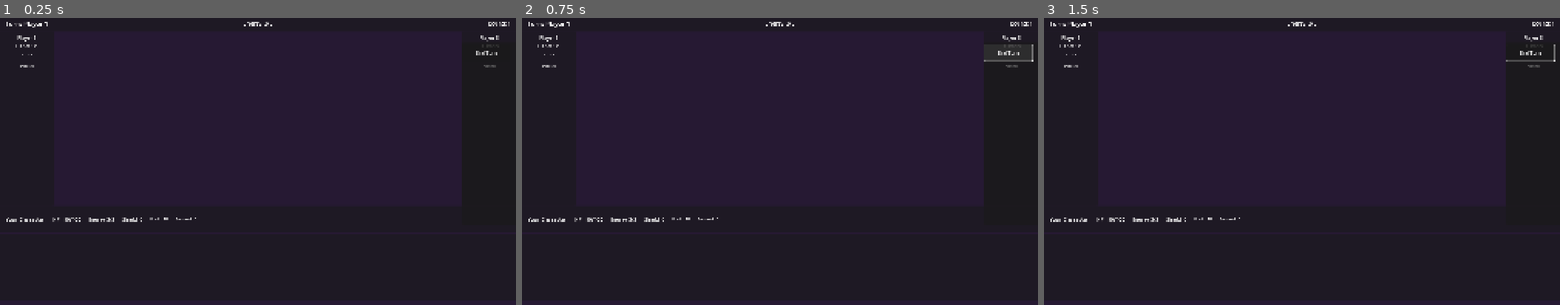
Above: before the commit, frames 1-3 (left to right).
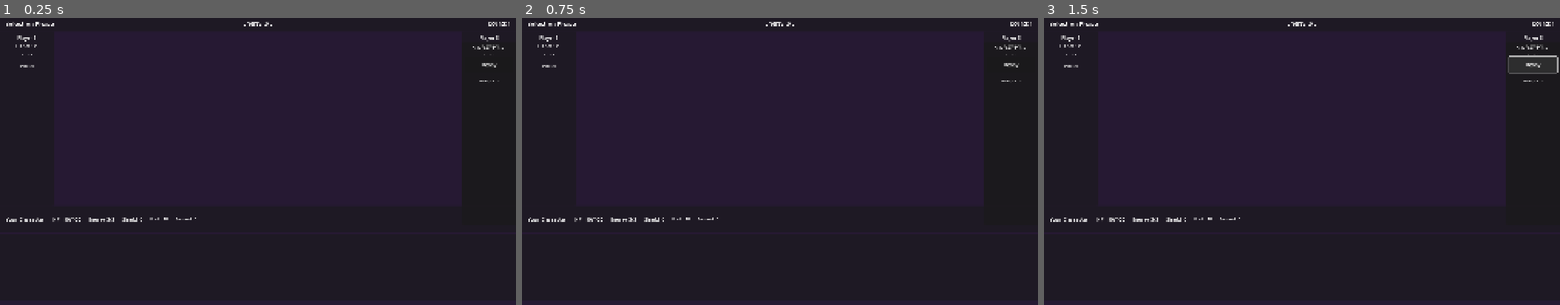
Above: after the commit, the same moments.

Repository: foldedtowels/multi-player-rogue-like
Game: Godot game, scene res://scenes/combat.tscn
Same seed, same stepped clock (60 frames per second), same inputs: the game is played once before the commit and once after it. This scene is started directly instead of the project's main scene.
Inputs (mouse positions are in pixels of both pictures, inside the frame that each line leads up to):
- Up to frame 1 (0.25 s): no input
- Up to frame 2 (0.75 s): click (1007, 52) at 0.5 s, where only the run before the commit has a clickable "End Turn"
- Up to frame 3 (1.5 s): click (1534, 63) at 1.25 s, where only the run after the commit has a clickable "Ready"

The runs differ from the first frame. In frame 1, 0.2% of the frame differs, in the area x 1-98%, y 1-23%; in frame 2, 0.3%; in frame 3, 0.4%, in the area x 1-100%, y 1-23%.

Commit message:
Implement simultaneous card selection system for multiplayer
Major Changes:
- Added TurnPhase enum (PLAYER_SELECTION, PLAYER_ACTION, ENEMY_TURN)
- Replaced sequential turns with simultaneous selection + flexible action order
- Added Ready button for selection phase (all players must ready up)
- Added Pass button for action phase (coordinate who plays cards)
- Players can now play cards in any order during action phase
- Full network synchronization of ready states and pass states

UI Changes (combat.tscn):
- Removed old EndTurnButton
- Added PhaseLabel, ReadyButton, PassButton, ReadyStatusLabel
- Buttons show/hide based on current turn phase

Game Logic (game_manager.gd):
- start_round() begins selection phase, all players draw simultaneously
- player_ready() marks ready, transitions when all ready
- start_action_phase() allows flexible card playing order
- player_pass() marks done, transitions to enemy turn when all done
- check_combat_end() handles victory/defeat

Combat UI (combat.gd):
- update_button_states() shows correct buttons per phase
- Cards visible during SELECTION and ACTION phases
- Cards only playable during ACTION phase and if not passed
- Ready/Pass status displayed with player counts
- Energy display shows YOUR energy, not current player's

Network:
- All phase transitions synced via RPC
- Ready/pass states broadcast to all clients
- Server authoritative for phase transitions

🤖 Generated with [Claude Code](https://claude.com/claude-code)

Co-Authored-By: Claude Sonnet 4.5 <noreply@anthropic.com>

Diff:
--- a/scenes/combat.tscn
+++ b/scenes/combat.tscn
@@ -300,11 +300,27 @@
 grow_vertical = 2
 theme_override_constants/separation = 20
 
-[node name="EndTurnButton" type="Button" parent="ControlPanel"]
+[node name="PhaseLabel" type="Label" parent="ControlPanel/VBoxContainer"]
+layout_mode = 2
+theme_override_font_sizes/font_size = 16
+text = "Selection Phase"
+horizontal_alignment = 1
+
+[node name="ReadyButton" type="Button" parent="ControlPanel/VBoxContainer"]
 custom_minimum_size = Vector2(0, 60)
 layout_mode = 2
-offset_top = 10.0
-offset_right = 180.0
-offset_bottom = 70.0
-theme_override_font_sizes/font_size = 18
-text = "End Turn"
+theme_override_font_sizes/font_size = 18
+text = "Ready"
+
+[node name="PassButton" type="Button" parent="ControlPanel/VBoxContainer"]
+custom_minimum_size = Vector2(0, 60)
+layout_mode = 2
+theme_override_font_sizes/font_size = 18
+text = "Pass"
+visible = false
+
+[node name="ReadyStatusLabel" type="Label" parent="ControlPanel/VBoxContainer"]
+layout_mode = 2
+theme_override_font_sizes/font_size = 14
+text = "Ready: 0/3"
+horizontal_alignment = 1
--- a/scripts/combat.gd
+++ b/scripts/combat.gd
@@ -13,7 +13,10 @@
 @onready var hand_container: HBoxContainer = $BottomArea/HandPanel/HandContainer
 @onready var deck_count_label: Label = $BottomArea/YourCharacterPanel/HBoxContainer/DeckCountLabel
 @onready var discard_count_label: Label = $BottomArea/YourCharacterPanel/HBoxContainer/DiscardCountLabel
-@onready var end_turn_button: Button = $ControlPanel/EndTurnButton
+@onready var phase_label: Label = $ControlPanel/VBoxContainer/PhaseLabel
+@onready var ready_button: Button = $ControlPanel/VBoxContainer/ReadyButton
+@onready var pass_button: Button = $ControlPanel/VBoxContainer/PassButton
+@onready var ready_status_label: Label = $ControlPanel/VBoxContainer/ReadyStatusLabel
 @onready var turn_label: Label = $TopBar/TurnLabel
 @onready var energy_label: Label = $TopBar/EnergyLabel
 @onready var round_label: Label = $TopBar/RoundLabel
@@ -27,20 +30,22 @@
 	# Add animated background
 	create_animated_background()
 
-	# Connect signals
+	# Connect game manager signals
 	game_manager.player_turn_started.connect(_on_player_turn_started)
 	game_manager.boss_turn_started.connect(_on_boss_turn_started)
 	game_manager.card_played.connect(_on_card_played)
 	game_manager.game_state_changed.connect(_on_game_state_changed)
 	game_manager.combat_ended.connect(_on_combat_ended)
 
-	end_turn_button.pressed.connect(_on_end_turn_pressed)
+	# Connect button signals
+	ready_button.pressed.connect(_on_ready_pressed)
+	pass_button.pressed.connect(_on_pass_pressed)
 
 	update_all_displays()
 
-	# Start the first player's turn after signals are connected
+	# Start the first round with simultaneous selection phase
 	if game_manager.current_state == game_manager.GameState.COMBAT:
-		game_manager.start_player_turn(0)
+		game_manager.start_round()
 
 func create_animated_background():
 	var bg = ColorRect.new()
@@ -56,6 +61,7 @@
 	update_hand_display()
 	update_deck_counts()
 	update_turn_display()
+	update_button_states()
 
 func update_player_displays():
 	var my_index = game_manager.local_player_index
@@ -195,17 +201,24 @@
 
 	var my_character = game_manager.players[my_index]
 
-	# Only show hand if it's your turn
-	var is_my_turn = game_manager.local_player_index == game_manager.current_player_index
-
-	if is_my_turn:
+	# Show hand during SELECTION and ACTION phases (not during ENEMY_TURN)
+	var show_hand = (game_manager.turn_phase == game_manager.TurnPhase.PLAYER_SELECTION or
+					 game_manager.turn_phase == game_manager.TurnPhase.PLAYER_ACTION)
+
+	if show_hand:
 		# Display cards in hand (only YOUR cards)
 		for card in my_character.hand:
 			var card_visual = card_scene.instantiate()
 			hand_container.add_child(card_visual)
 
 			card_visual.set_card(card)
-			card_visual.set_playable(card.can_afford(my_character.current_energy))
+
+			# Cards are only playable during ACTION phase
+			var is_action_phase = game_manager.turn_phase == game_manager.TurnPhase.PLAYER_ACTION
+			var can_afford = card.can_afford(my_character.current_energy)
+			var not_passed = not game_manager.players_acted_this_round.has(my_index)
+
+			card_visual.set_playable(is_action_phase and can_afford and not_passed)
 			card_visual.card_clicked.connect(_on_card_clicked)
 
 func update_enemy_displays():
@@ -294,24 +307,77 @@
 	display.add_theme_stylebox_override("panel", style)
 
 func update_turn_display():
-	if game_manager.current_player_index >= 0 and game_manager.current_player_index < game_manager.players.size():
-		var current = game_manager.players[game_manager.current_player_index]
-		turn_label.text = "Turn: %s" % current.character_name
-		energy_label.text = "Energy: %d/%d" % [current.current_energy, current.max_energy]
+	var my_index = game_manager.local_player_index
+	if my_index >= 0 and my_index < game_manager.players.size():
+		var my_character = game_manager.players[my_index]
+		energy_label.text = "Energy: %d/%d" % [my_character.current_energy, my_character.max_energy]
 
 	round_label.text = "Round: %d" % game_manager.round_number
 
+	# Update turn label based on phase
+	match game_manager.turn_phase:
+		game_manager.TurnPhase.PLAYER_SELECTION:
+			turn_label.text = "Selection Phase"
+		game_manager.TurnPhase.PLAYER_ACTION:
+			turn_label.text = "Action Phase"
+		game_manager.TurnPhase.ENEMY_TURN:
+			turn_label.text = "Enemy Turn"
+
+func update_button_states():
+	var my_index = game_manager.local_player_index
+	if my_index == -1:
+		return
+
+	# Update based on current turn phase
+	match game_manager.turn_phase:
+		game_manager.TurnPhase.PLAYER_SELECTION:
+			phase_label.text = "Selection Phase"
+			ready_button.visible = true
+			pass_button.visible = false
+
+			# Disable ready if already ready
+			var i_am_ready = game_manager.players_ready.has(my_index)
+			ready_button.disabled = i_am_ready
+
+			# Update ready status
+			var ready_count = game_manager.players_ready.size()
+			var total_alive = 0
+			for player in game_manager.players:
+				if player.is_alive():
+					total_alive += 1
+			ready_status_label.text = "Ready: %d/%d" % [ready_count, total_alive]
+
+		game_manager.TurnPhase.PLAYER_ACTION:
+			phase_label.text = "Action Phase"
+			ready_button.visible = false
+			pass_button.visible = true
+
+			# Disable pass if already passed
+			var i_passed = game_manager.players_acted_this_round.has(my_index)
+			pass_button.disabled = i_passed
+
+			# Update ready status to show who has passed
+			var passed_count = game_manager.players_acted_this_round.size()
+			var total_alive = 0
+			for player in game_manager.players:
+				if player.is_alive():
+					total_alive += 1
+			ready_status_label.text = "Passed: %d/%d" % [passed_count, total_alive]
+
+		game_manager.TurnPhase.ENEMY_TURN:
+			phase_label.text = "Enemy Turn"
+			ready_button.visible = false
+			pass_button.visible = false
+			ready_status_label.text = "Enemies Acting..."
+
 func _on_player_turn_started(player_index: int):
-	current_player = game_manager.players[player_index]
+	# Legacy signal - still emitted by old boss AI code
+	# Just update displays for now
 	update_all_displays()
 
-	# Only enable end turn button if it's YOUR turn
-	var is_my_turn = game_manager.local_player_index == player_index
-	end_turn_button.disabled = not is_my_turn
-
 func _on_boss_turn_started():
-	turn_label.text = "Turn: Boss"
-	end_turn_button.disabled = true
+	# Legacy signal - still emitted by old boss AI code
+	# Just update displays for now
 	update_all_displays()
 
 func _on_card_played(character: Character, card: Card, target: Character):
@@ -326,12 +392,21 @@
 	else:
 		turn_label.text = "DEFEAT!"
 
-	end_turn_button.disabled = true
+	ready_button.disabled = true
+	pass_button.disabled = true
 
 func _on_card_clicked(card: Card):
-	# Only allow card clicks if it's your turn
-	var my_index = game_manager.local_player_index
-	if my_index == -1 or my_index != game_manager.current_player_index:
+	# Only allow card clicks during ACTION phase
+	var my_index = game_manager.local_player_index
+	if my_index == -1:
+		return
+
+	# Must be in ACTION phase to play cards
+	if game_manager.turn_phase != game_manager.TurnPhase.PLAYER_ACTION:
+		return
+
+	# Can't play cards if you've already passed
+	if game_manager.players_acted_this_round.has(my_index):
 		return
 
 	var my_character = game_manager.players[my_index]
@@ -382,10 +457,16 @@
 				awaiting_target = false
 				turn_label.text = "Turn: %s" % my_character.character_name
 
-func _on_end_turn_pressed():
-	# Only allow ending turn if it's your turn
-	var my_index = game_manager.local_player_index
-	if my_index == game_manager.current_player_index:
-		game_manager.end_player_turn()
-		awaiting_target = false
-		selected_card = null
+func _on_ready_pressed():
+	# Mark player as ready during selection phase
+	game_manager.player_ready()
+	awaiting_target = false
+	selected_card = null
+	update_button_states()
+
+func _on_pass_pressed():
+	# Mark player as done acting during action phase
+	game_manager.player_pass()
+	awaiting_target = false
+	selected_card = null
+	update_button_states()
--- a/scripts/game_manager.gd
+++ b/scripts/game_manager.gd
@@ -362,6 +362,209 @@
 	enemy.end_turn()
 	# Sync state to all clients
 	broadcast_character_state(enemy)
+
+## NEW SIMULTANEOUS TURN SYSTEM ##
+
+# Start a new round with selection phase
+func start_round():
+	if not multiplayer.is_server(): return
+
+	print("[GameManager] Starting new round %d" % round_number)
+	turn_phase = TurnPhase.PLAYER_SELECTION
+	players_ready.clear()
+	queued_cards.clear()
+	players_acted_this_round.clear()
+
+	# All alive players start their turn (draw cards, gain energy)
+	for i in range(players.size()):
+		var player = players[i]
+		if player.is_alive():
+			player.start_turn()
+			broadcast_character_state(player)
+			send_hand_to_owner(player)
+			queued_cards[i] = []
+
+	# Notify all clients to enter selection phase
+	rpc("client_selection_phase_started")
+
+@rpc("any_peer", "call_local", "reliable")
+func client_selection_phase_started():
+	turn_phase = TurnPhase.PLAYER_SELECTION
+	game_state_changed.emit()
+	print("[GameManager] Selection phase started")
+
+# Player marks ready (done selecting cards)
+func player_ready():
+	var my_index = local_player_index
+	if my_index == -1: return
+
+	# Send to server
+	if multiplayer.is_server():
+		_server_player_ready(my_index)
+	else:
+		rpc_id(1, "server_player_ready", my_index)
+
+@rpc("any_peer", "call_remote", "reliable")
+func server_player_ready(player_index: int):
+	_server_player_ready(player_index)
+
+func _server_player_ready(player_index: int):
+	players_ready[player_index] = true
+	print("[GameManager] Player %d ready (%d/%d)" % [player_index, players_ready.size(), players.size()])
+
+	# Broadcast ready status
+	rpc("client_player_ready_status", players_ready.keys())
+
+	# Check if all alive players are ready
+	check_all_players_ready()
+
+@rpc("any_peer", "call_local", "reliable")
+func client_player_ready_status(ready_indices: Array):
+	players_ready.clear()
+	for idx in ready_indices:
+		players_ready[idx] = true
+	game_state_changed.emit()
+
+func check_all_players_ready():
+	if not multiplayer.is_server(): return
+
+	var alive_count = 0
+	for player in players:
+		if player.is_alive():
+			alive_count += 1
+
+	if players_ready.size() >= alive_count:
+		print("[GameManager] All players ready! Starting action phase")
+		start_action_phase()
+
+# Transition to action phase
+func start_action_phase():
+	if not multiplayer.is_server(): return
+
+	turn_phase = TurnPhase.PLAYER_ACTION
+	players_acted_this_round.clear()
+
+	# Notify all clients
+	rpc("client_action_phase_started")
+
+@rpc("any_peer", "call_local", "reliable")
+func client_action_phase_started():
+	turn_phase = TurnPhase.PLAYER_ACTION
+	game_state_changed.emit()
+	print("[GameManager] Action phase started - players can now play cards!")
+
+# Player passes their action (done playing cards this round)
+func player_pass():
+	var my_index = local_player_index
+	if my_index == -1: return
+
+	if multiplayer.is_server():
+		_server_player_pass(my_index)
+	else:
+		rpc_id(1, "server_player_pass", my_index)
+
+@rpc("any_peer", "call_remote", "reliable")
+func server_player_pass(player_index: int):
+	_server_player_pass(player_index)
+
+func _server_player_pass(player_index: int):
+	players_acted_this_round[player_index] = true
+	print("[GameManager] Player %d passed (%d/%d done)" % [player_index, players_acted_this_round.size(), players.size()])
+
+	# Broadcast pass status
+	rpc("client_player_pass_status", players_acted_this_round.keys())
+
+	# Check if all players are done
+	check_action_phase_complete()
+
+@rpc("any_peer", "call_local", "reliable")
+func client_player_pass_status(passed_indices: Array):
+	for idx in passed_indices:
+		players_acted_this_round[idx] = true
+	game_state_changed.emit()
+
+func check_action_phase_complete():
+	if not multiplayer.is_server(): return
+
+	var alive_count = 0
+	for player in players:
+		if player.is_alive():
+			alive_count += 1
+
+	if players_acted_this_round.size() >= alive_count:
+		print("[GameManager] All players done acting! Starting enemy turn")
+		start_enemy_turn_phase()
+
+# Start enemy turn phase
+func start_enemy_turn_phase():
+	if not multiplayer.is_server(): return
+
+	turn_phase = TurnPhase.ENEMY_TURN
+
+	# End all player turns
+	for player in players:
+		if player.is_alive():
+			player.end_turn()
+			broadcast_character_state(player)
+
+	# Notify clients
+	rpc("client_enemy_turn_phase_started")
+
+	# Play enemy turns
+	await get_tree().create_timer(0.5).timeout
+	start_enemies_turn()
+
+	# After enemies done, check victory/defeat
+	await get_tree().create_timer(0.5).timeout
+
+	if check_combat_end():
+		return
+
+	# Start next round
+	round_number += 1
+	start_round()
+
+@rpc("any_peer", "call_local", "reliable")
+func client_enemy_turn_phase_started():
+	turn_phase = TurnPhase.ENEMY_TURN
+	game_state_changed.emit()
+
+func check_combat_end() -> bool:
+	# Check if all enemies dead (victory)
+	var enemies_alive = false
+	for enemy in enemies:
+		if enemy.is_alive():
+			enemies_alive = true
+			break
+
+	if not enemies_alive:
+		rpc("client_combat_victory")
+		return true
+
+	# Check if all players dead (defeat)
+	var players_alive = false
+	for player in players:
+		if player.is_alive():
+			players_alive = true
+			break
+
+	if not players_alive:
+		rpc("client_combat_defeat")
+		return true
+
+	return false
+
+@rpc("any_peer", "call_local", "reliable")
+func client_combat_victory():
+	combat_ended.emit(true)
+	current_state = GameState.REWARD
+
+@rpc("any_peer", "call_local", "reliable")
+func client_combat_defeat():
+	combat_ended.emit(false)
+	current_state = GameState.GAME_OVER
+
+## END OF NEW SIMULTANEOUS TURN SYSTEM ##
 
 func select_boss_target(card: Card) -> Character:
 	# Legacy function for backward compatibility
